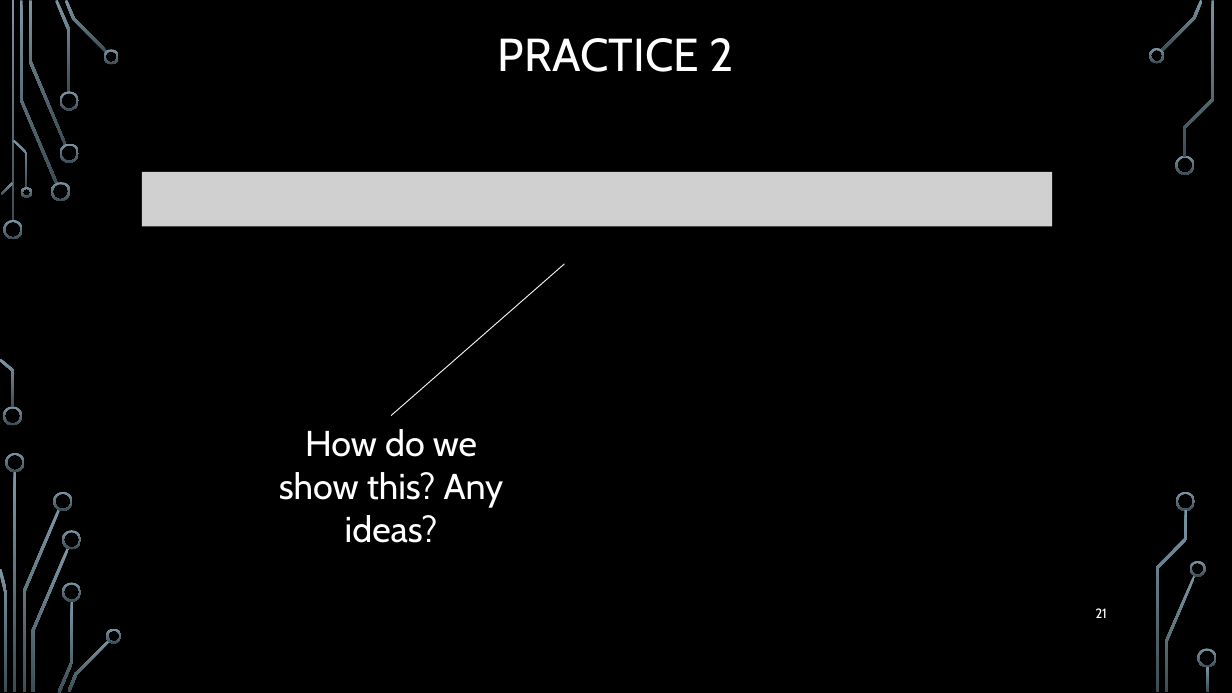
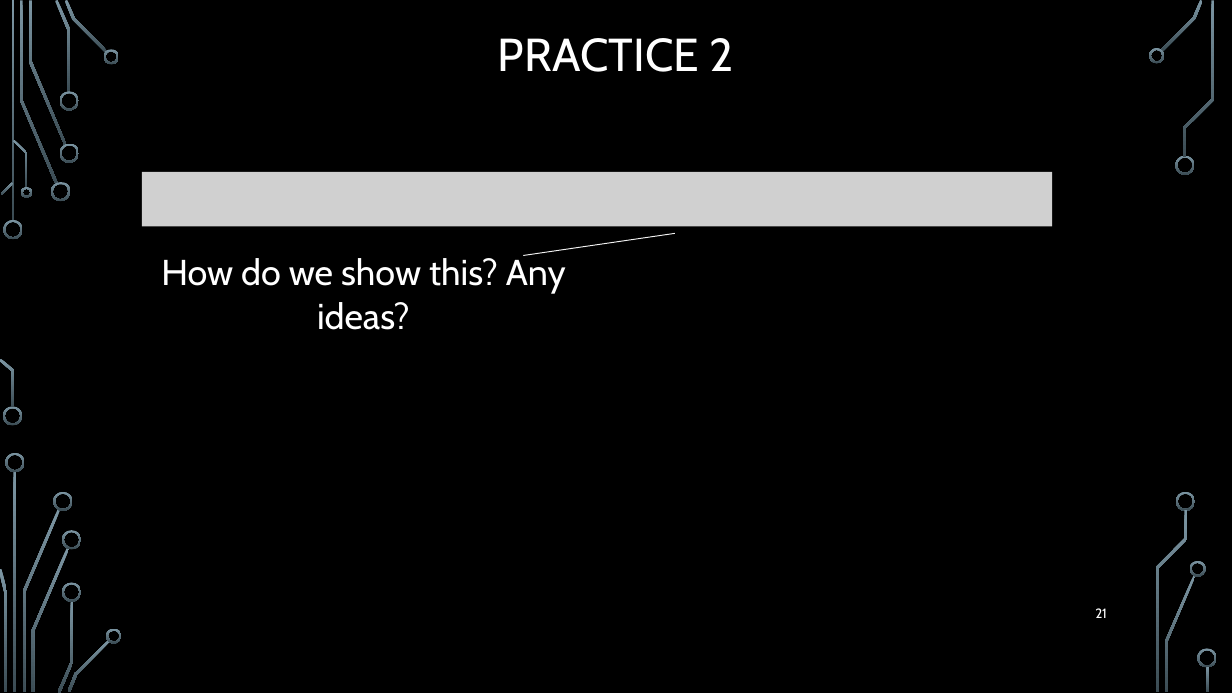
Before and after one commit to markfloryan/dmt2, a slide deck: slide 21 of slides/01-Cardinality.pptx. Drawn at 1232x693 pixels with LibreOffice and Linux fonts; fonts in the diff are those of the drawing; grey boxes stand for pictures; background and template pictures are left out. Boxes give left, top, right and bottom in pixels: in the first picture for what was removed or moved away, otherwise in the second. Text is boxed around its words. In the diff, an @@ line names an element or a change of style, - is before the commit and + after.

```diff
--- a/slides/01-Cardinality.pptx
+++ b/slides/01-Cardinality.pptx
@@ line moved from (565, 264) - (391, 416) to (675, 234) - (523, 256) @@
@@ text "How do we show this? ..." rewrapped from box(279, 429, 504, 543) to box(161, 255, 566, 330) @@
```
Also in this commit, not shown: 3 other slides changed, 2 other files.
